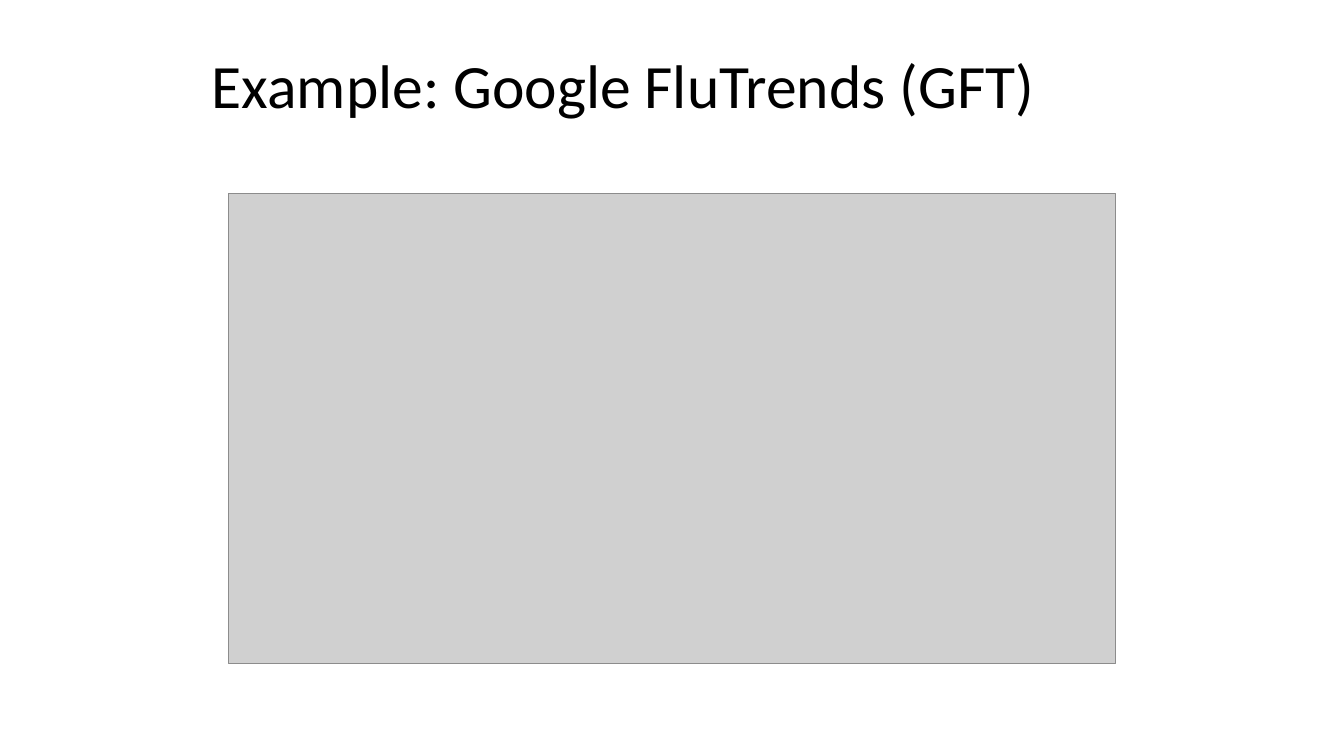
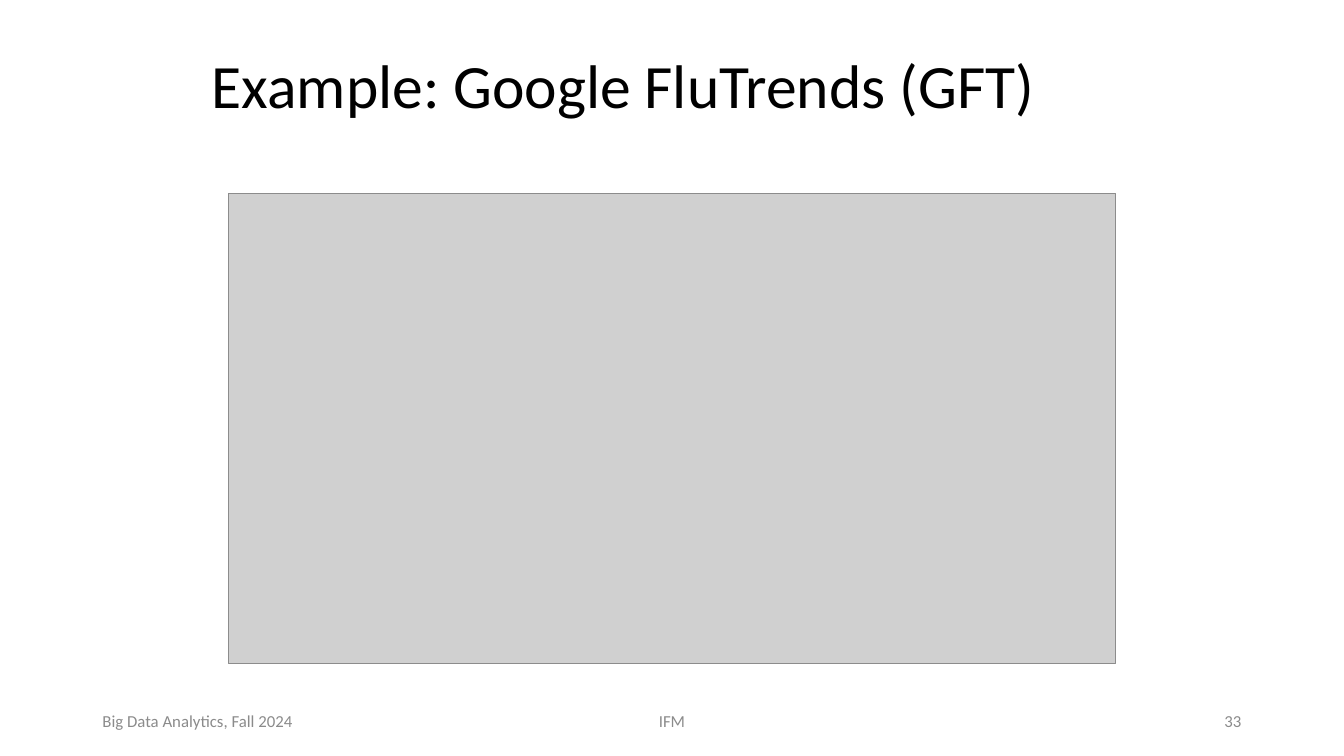
Before and after one commit to chriswjh/chriswjh.github.io, a slide deck: slide 33 of BDA_IFM/01-Introduction.pptx. Drawn at 1344x756 pixels with LibreOffice and Linux fonts; fonts in the diff are those of the drawing; grey boxes stand for pictures. Boxes give left, top, right and bottom in pixels: in the first picture for what was removed or moved away, otherwise in the second. Text is boxed around its words. In the diff, an @@ line names an element or a change of style, - is before the commit and + after.

```diff
--- a/BDA_IFM/01-Introduction.pptx
+++ b/BDA_IFM/01-Introduction.pptx
@@ text added at (x1=102, y1=715, x2=292, y2=730), 12 pt, text #8C8C8C @@
+Big Data Analytics, Fall 2024
@@ text added at (x1=659, y1=716, x2=685, y2=727), 12 pt, text #8C8C8C @@
+IFM
@@ page number added at (x1=1224, y1=716, x2=1241, y2=727), 12 pt, text #8C8C8C @@
+33
```
Also in this commit, not shown: 38 other slides changed.
